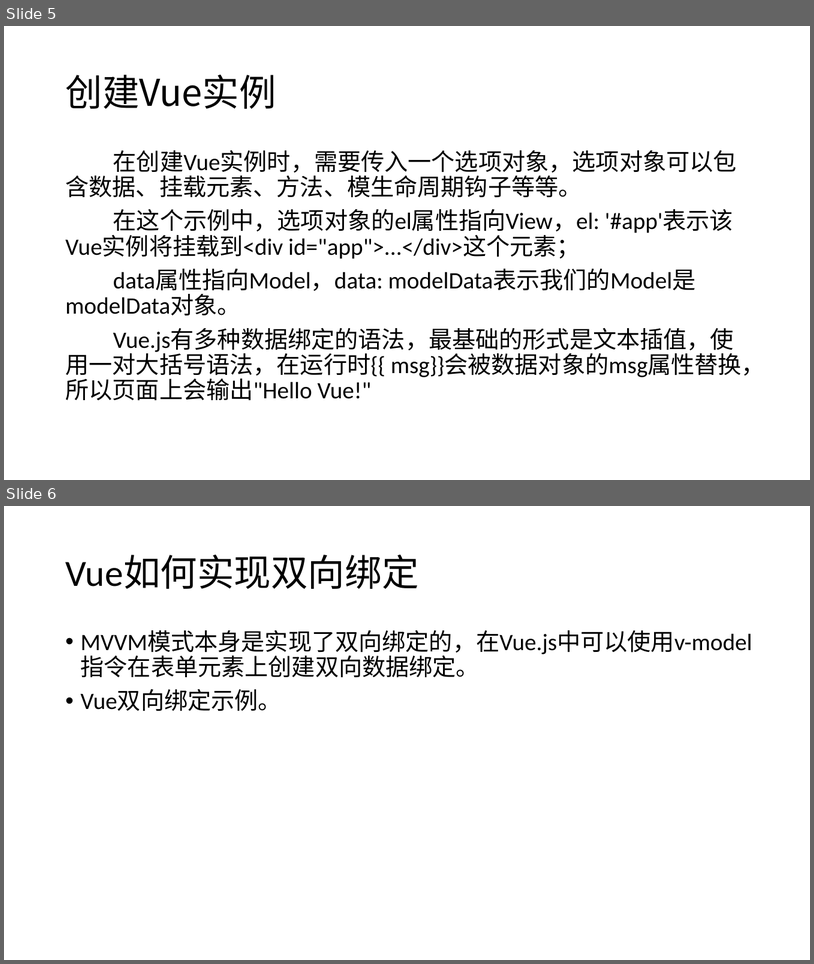
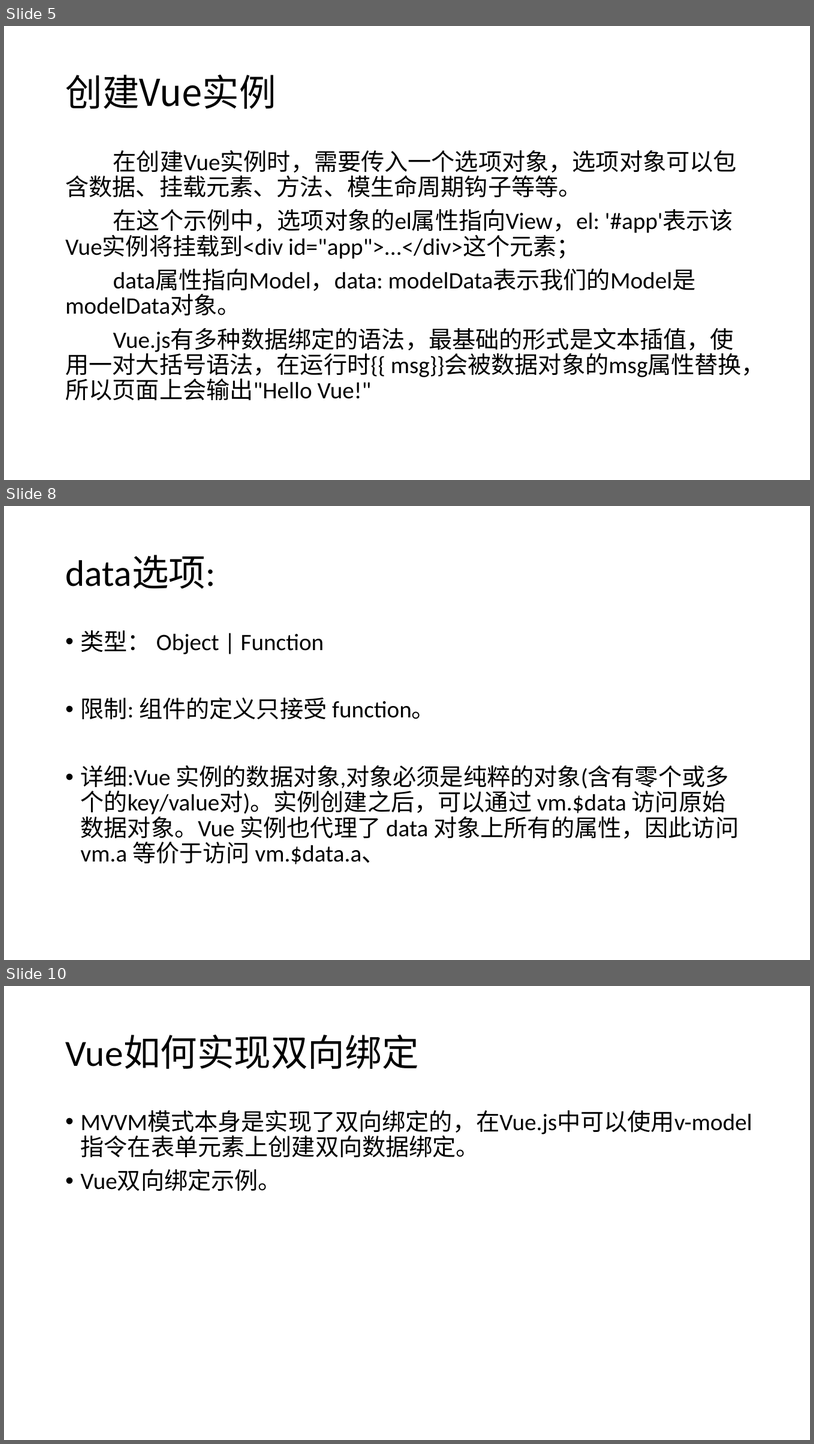
Before and after one commit to YSMJ1994/study, a slide deck: study_Vue/学习Vue.pptx. Shown one above the other, each under a label of ours: slides 5 and 6 before the commit, slides 5, 8 and 10 after it; the slides between them are not shown. The pictures are 814x964 and 814x1444 pixels, drawn with LibreOffice and Linux fonts; fonts in the diff are those of the drawing. Boxes give left, top, right and bottom in pixels: in the first picture for what was removed or moved away, otherwise in the second. Text is boxed around its words. In the diff, an @@ line names an element or a change of style, - is before the commit and + after.

```diff
--- a/study_Vue/学习Vue.pptx
+++ b/study_Vue/学习Vue.pptx
@@ slide 8 added at [4, 506, 810, 960], background #FFFFFF @@
@@ title added at [65, 555, 216, 589], 44 pt, text #000000 @@
+data选项:
@@ text added at [81, 630, 739, 864], 28 pt, text #000000 @@
+• 类型： Object | Function
+• 限制: 组件的定义只接受 function。
+• 详细:Vue 实例的数据对象,对象必须是纯粹的对象(含有零个或多个的key/value对)。实例创建之后，可以通过 vm.$data 访问原始数据对象。Vue 实例也代理了 data 对象上所有的属性，因此访问 vm.a 等价于访问 vm.$data.a、
@@ what was slide 6 is now slide 10 @@
```
Also in this commit, not shown: 2 slides changed, 13 other slides added, 9 other files.
